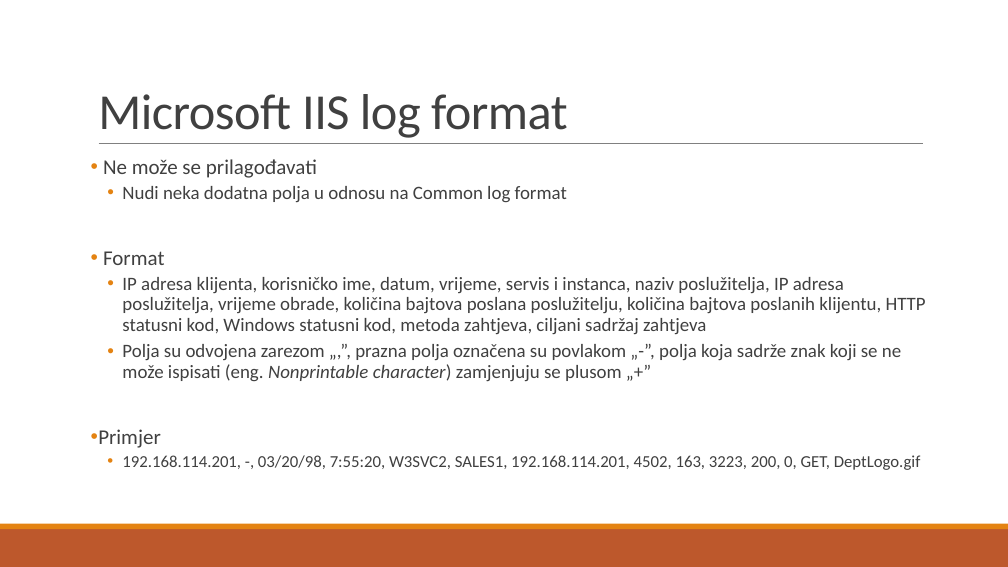
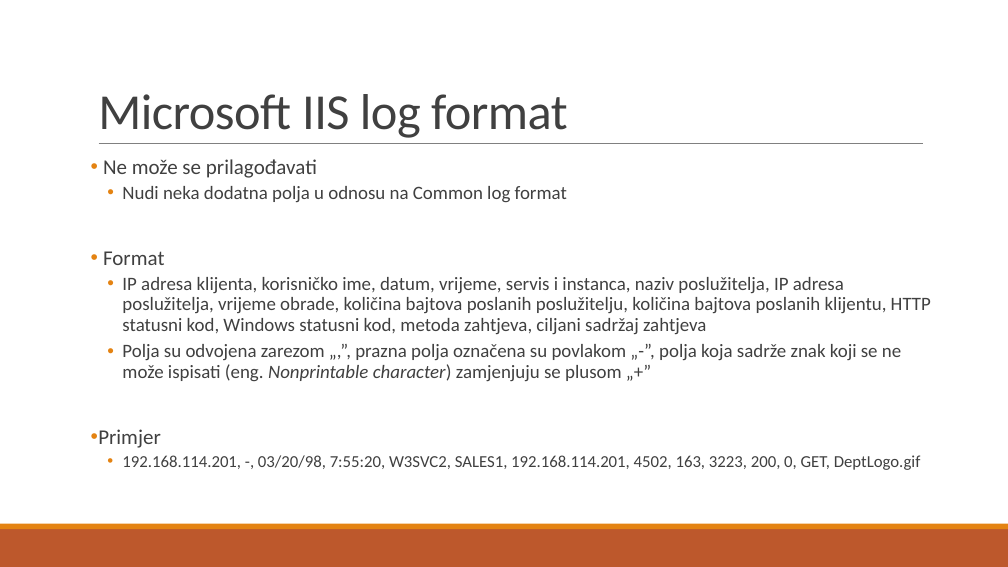
Before and after one commit to vhrvoje2/Zavrsni-rad, a slide deck: slide 16 of Prezentacija.pptx. Drawn at 1008x567 pixels with LibreOffice and Linux fonts; fonts in the diff are those of the drawing. Boxes give left, top, right and bottom in pixels: in the first picture for what was removed or moved away, otherwise in the second. Text is boxed around its words. In the diff, an @@ line names an element or a change of style, - is before the commit and + after.

```diff
--- a/Prezentacija.pptx
+++ b/Prezentacija.pptx
@@ text at (x1=122, y1=277, x2=931, y2=334): text changed @@
-  • IP adresa klijenta, korisničko ime, datum, vrijeme, servis i instanca, naziv poslužitelja, IP adresa poslužitelja, vrijeme obrade, količina bajtova poslana poslužitelju, količina bajtova poslanih klijentu, HTTP statusni kod, Windows statusni kod, metoda zahtjeva, ciljani sadržaj zahtjeva
+  • IP adresa klijenta, korisničko ime, datum, vrijeme, servis i instanca, naziv poslužitelja, IP adresa poslužitelja, vrijeme obrade, količina bajtova poslanih poslužitelju, količina bajtova poslanih klijentu, HTTP statusni kod, Windows statusni kod, metoda zahtjeva, ciljani sadržaj zahtjeva
```
Also in this commit, not shown: 2 other slides changed.
